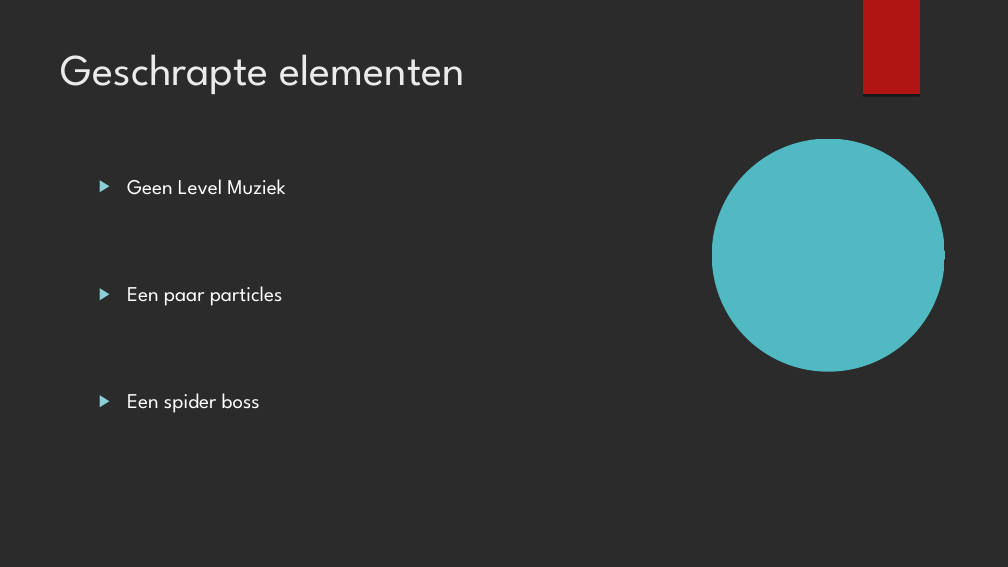
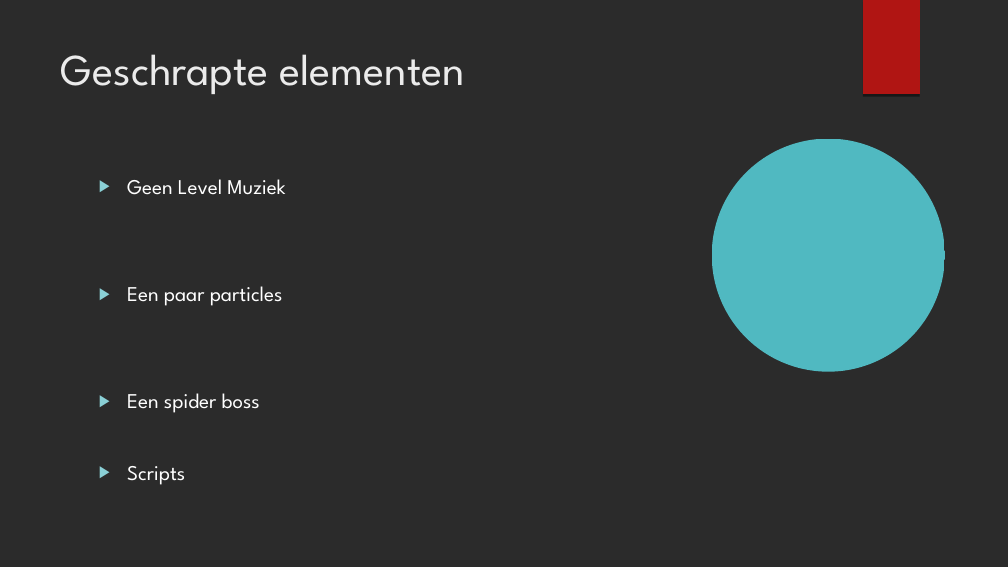
Before and after one commit to kvk4life/Nina-s-Game, a slide deck: slide 7 of Presentatie 3 documenten/Presentatie_sprint_3_Harold.odp. Drawn at 1008x567 pixels with LibreOffice and Linux fonts; fonts in the diff are those of the drawing; background and template pictures are left out; a plain dark background stands for a picture behind light text. Boxes give left, top, right and bottom in pixels: in the first picture for what was removed or moved away, otherwise in the second. Text is boxed around its words. In the diff, an @@ line names an element or a change of style, - is before the commit and + after.

Commit message:
Ge edit
Was wat vergeten

```diff
--- a/Presentatie 3 documenten/Presentatie_sprint_3_Harold.odp
+++ b/Presentatie 3 documenten/Presentatie_sprint_3_Harold.odp
@@ text at [127, 466, 185, 485]: paragraph added @@
+▶ Scripts
```
